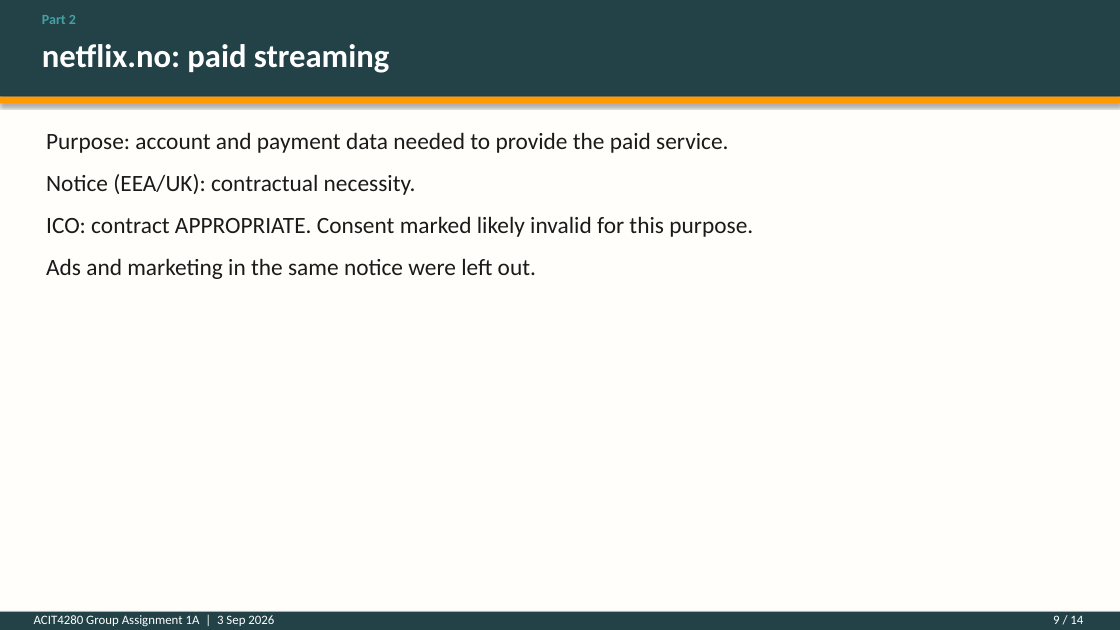
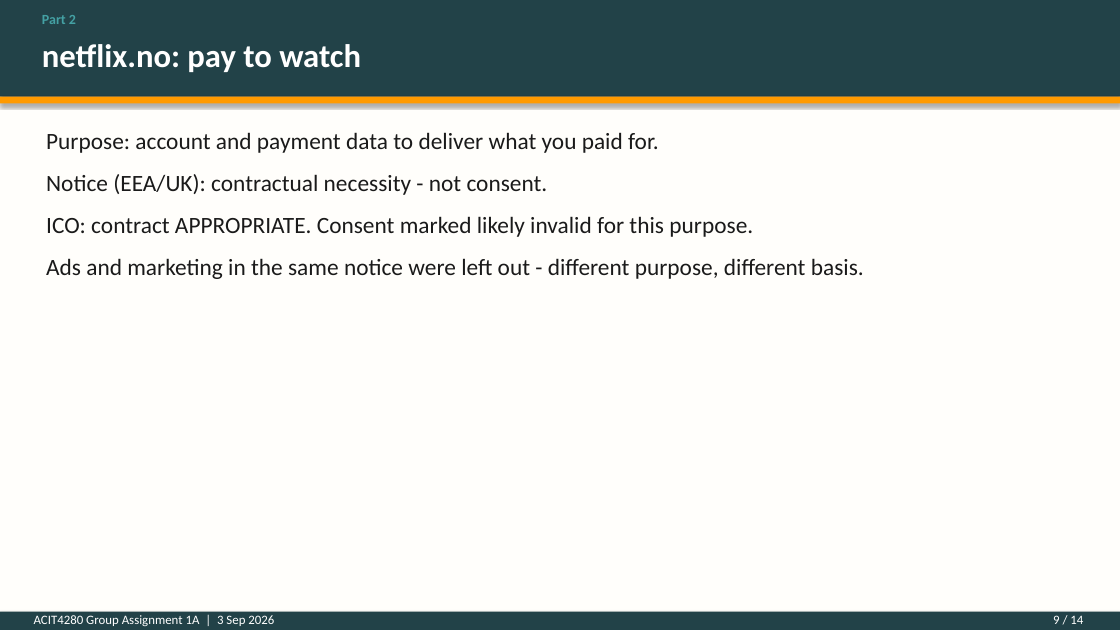
Before and after one commit to kasa031/Bacheloroppgave, a slide deck: slide 9 of ACIT4280_1A_presentation.pptx. Drawn at 1120x630 pixels with LibreOffice and Linux fonts; fonts in the diff are those of the drawing. Boxes give left, top, right and bottom in pixels: in the first picture for what was removed or moved away, otherwise in the second. Text is boxed around its words. In the diff, an @@ line names an element or a change of style, - is before the commit and + after.

```diff
--- a/ACIT4280_1A_presentation.pptx
+++ b/ACIT4280_1A_presentation.pptx
@@ text at bbox=[42, 44, 361, 72]: text changed @@
-netflix.no: paid streaming
+netflix.no: pay to watch
@@ text at bbox=[46, 132, 659, 195]: text changed @@
-Purpose: account and payment data needed to provide the paid service.
-Notice (EEA/UK): contractual necessity.
+Purpose: account and payment data to deliver what you paid for.
+Notice (EEA/UK): contractual necessity - not consent.
@@ text at bbox=[46, 258, 864, 279]: text changed @@
-Ads and marketing in the same notice were left out.
+Ads and marketing in the same notice were left out - different purpose, different basis.
```
Also in this commit, not shown: 12 other slides changed, 4 other files.
